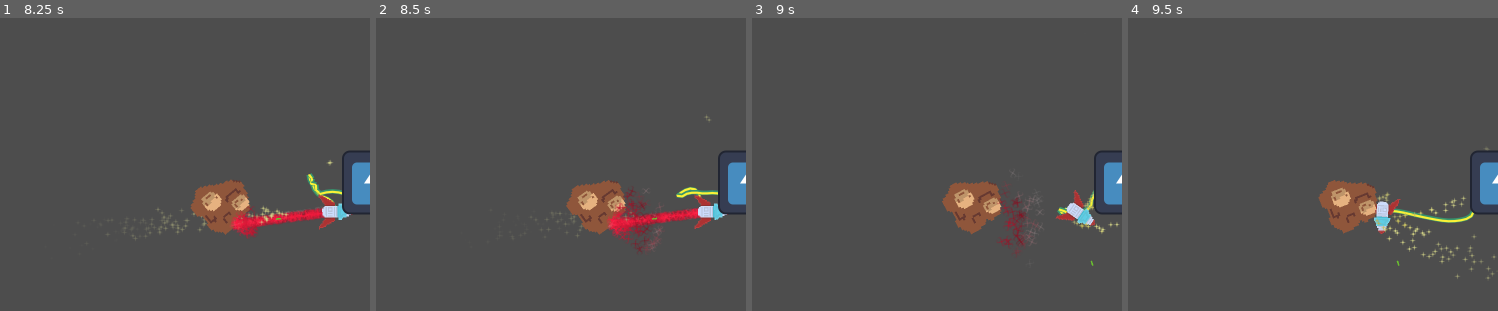
Above: before the commit, frames 1-4 (left to right).
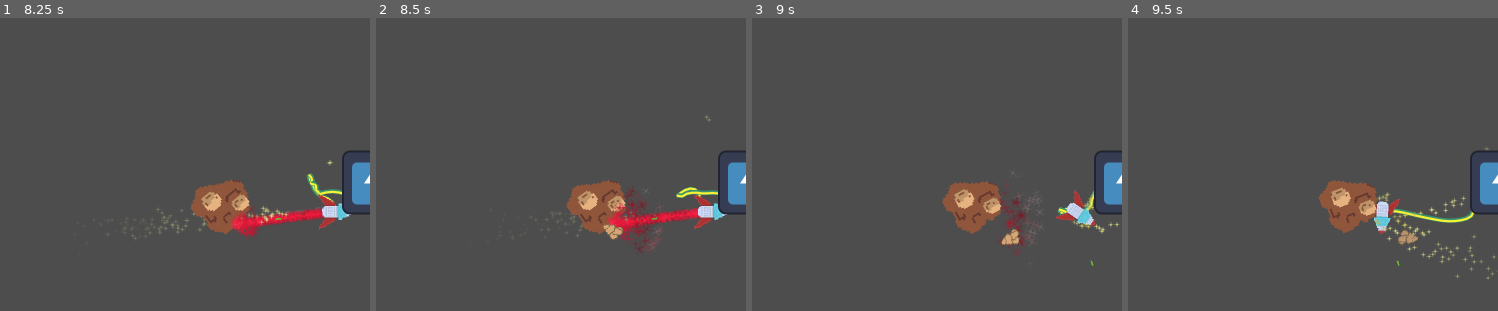
Above: after the commit, the same moments.

Repository: Bromeon/LudumDare54
Game: Godot game, scene res://Playground/ShipTetherPlayground.tscn
The game is run twice, just before and just after one commit, with the same random seed, the same clock (stepped at 60 frames per second) and the same inputs. This scene is started directly instead of the project's main scene. The engine's default icon, where the game draws it, is replaced by a stand-in: a white triangle on a blue panel in a dark square.
Inputs (mouse positions are % of the whole screen's width and height, from its top left):
- Up to frame 1 (8.25 s): tap Enter at 0.5 s; move the mouse to (49, 76) at 0.52 s; press the mouse at (49, 76) at 0.53 s; hold W (Up) 0.53-2.03 s; move the mouse to (86, 71) at 1.27 s; release the mouse at (86, 71) at 1.28 s; tap Space (ShootTether) every 1.5 s from 1.35 to 7.35 s; move the mouse to (22, 38) at 2.02 s; press the mouse at (22, 38) at 2.03 s; hold A (Left) 2.03-3.53 s; move the mouse to (59, 55) at 2.77 s; release the mouse at (59, 55) at 2.78 s; click (59, 55) at 2.92 s; move the mouse to (38, 27) at 3.52 s; press the mouse at (38, 27) at 3.53 s; hold Ctrl (Brake) 3.53-4.28 s; move the mouse to (78, 49) at 4.27 s; release the mouse at (78, 49) at 4.28 s; hold D (Right) 4.28-5.03 s; move the mouse to (32, 60) at 5.02 s; press the mouse at (32, 60) at 5.03 s; hold W (Up) 5.03-5.78 s; move the mouse to (65, 31) at 5.77 s; release the mouse at (65, 31) at 5.78 s; hold D (Right) 5.78-8.03 s; move the mouse to (49, 76) at 6.52 s; press the mouse at (49, 76) at 6.53 s; move the mouse to (86, 71) at 7.27 s; release the mouse at (86, 71) at 7.28 s; click (86, 71) at 7.42 s; move the mouse to (22, 38) at 8.02 s; press the mouse at (22, 38) at 8.03 s; hold Ctrl (Brake) from 8.03 s (still down)
- Up to frame 2 (8.5 s): keep holding Ctrl (Brake)
- Up to frame 3 (9 s): move the mouse to (59, 55) at 8.77 s; release Ctrl (Brake) at 8.78 s; release the mouse at (59, 55) at 8.78 s; hold A (Left) from 8.78 s (still down); tap Space (ShootTether) at 8.85 s
- Up to frame 4 (9.5 s): keep holding A (Left)
The pictures show only the part of the screen within x 9-59%, y 0-50%; the shares and areas given below are measured in that part.

Frame 1 is identical in both runs. In frame 2, 0.2% of the frame differs, in the area x 61-68%, y 70-76%; in frame 3, 0.2%, in the area x 67-73%, y 72-78%; in frame 4, 0.2%.

Commit message:
Asteroid mining balancing

Diff:
--- a/Scenes/Main/Main.tscn
+++ b/Scenes/Main/Main.tscn
@@ -509,29 +509,23 @@
 
 [node name="MiningSpot73" parent="2DRoot/MiningSpots/Cluster2" instance=ExtResource("13_3leab")]
 position = Vector2(295, 21)
-RESOURCE_YIELD = 3
 MINERAL_TYPE = "Lanthanum"
 
 [node name="MiningSpot74" parent="2DRoot/MiningSpots/Cluster2" instance=ExtResource("13_3leab")]
 position = Vector2(353, 72)
-RESOURCE_YIELD = 3
 MINERAL_TYPE = "Gadolinium"
 
 [node name="MiningSpot75" parent="2DRoot/MiningSpots/Cluster2" instance=ExtResource("13_3leab")]
 position = Vector2(228, 2)
-RESOURCE_YIELD = 3
 
 [node name="MiningSpot76" parent="2DRoot/MiningSpots/Cluster2" instance=ExtResource("13_3leab")]
 position = Vector2(257, 89)
-RESOURCE_YIELD = 3
 
 [node name="MiningSpot77" parent="2DRoot/MiningSpots/Cluster2" instance=ExtResource("13_3leab")]
 position = Vector2(370, -42)
-RESOURCE_YIELD = 3
 
 [node name="MiningSpot78" parent="2DRoot/MiningSpots/Cluster2" instance=ExtResource("13_3leab")]
 position = Vector2(281, -71)
-RESOURCE_YIELD = 3
 MINERAL_TYPE = "Gadolinium"
 
 [node name="Cluster3" type="Node2D" parent="2DRoot/MiningSpots"]
@@ -539,142 +533,112 @@
 
 [node name="MiningSpot73" parent="2DRoot/MiningSpots/Cluster3" instance=ExtResource("13_3leab")]
 position = Vector2(295, 21)
-RESOURCE_YIELD = 3
 MINERAL_TYPE = "Praseodymium"
 
 [node name="MiningSpot74" parent="2DRoot/MiningSpots/Cluster3" instance=ExtResource("13_3leab")]
 position = Vector2(353, 72)
-RESOURCE_YIELD = 3
 MINERAL_TYPE = "Gadolinium"
 
 [node name="MiningSpot75" parent="2DRoot/MiningSpots/Cluster3" instance=ExtResource("13_3leab")]
 position = Vector2(228, 2)
-RESOURCE_YIELD = 3
 
 [node name="MiningSpot76" parent="2DRoot/MiningSpots/Cluster3" instance=ExtResource("13_3leab")]
 position = Vector2(257, 89)
-RESOURCE_YIELD = 3
 
 [node name="MiningSpot77" parent="2DRoot/MiningSpots/Cluster3" instance=ExtResource("13_3leab")]
 position = Vector2(370, -42)
-RESOURCE_YIELD = 3
 
 [node name="MiningSpot78" parent="2DRoot/MiningSpots/Cluster3" instance=ExtResource("13_3leab")]
 position = Vector2(281, -71)
-RESOURCE_YIELD = 3
 MINERAL_TYPE = "Gadolinium"
 
 [node name="MiningSpot85" parent="2DRoot/MiningSpots" instance=ExtResource("13_3leab")]
 position = Vector2(-324, -2482)
-RESOURCE_YIELD = 3
 MINERAL_TYPE = "Yttrium"
 
 [node name="MiningSpot86" parent="2DRoot/MiningSpots" instance=ExtResource("13_3leab")]
 position = Vector2(-266, -2431)
-RESOURCE_YIELD = 3
 MINERAL_TYPE = "Gadolinium"
 
 [node name="MiningSpot87" parent="2DRoot/MiningSpots" instance=ExtResource("13_3leab")]
 position = Vector2(-391, -2501)
-RESOURCE_YIELD = 3
 
 [node name="MiningSpot88" parent="2DRoot/MiningSpots" instance=ExtResource("13_3leab")]
 position = Vector2(-362, -2414)
-RESOURCE_YIELD = 3
 
 [node name="MiningSpot89" parent="2DRoot/MiningSpots" instance=ExtResource("13_3leab")]
 position = Vector2(-249, -2545)
-RESOURCE_YIELD = 3
 
 [node name="MiningSpot90" parent="2DRoot/MiningSpots" instance=ExtResource("13_3leab")]
 position = Vector2(-338, -2574)
-RESOURCE_YIELD = 3
 MINERAL_TYPE = "Gadolinium"
 
 [node name="MiningSpot81" parent="2DRoot/MiningSpots" instance=ExtResource("13_3leab")]
 position = Vector2(3411, 3960)
-RESOURCE_YIELD = 3
 MINERAL_TYPE = "Terbium"
 
 [node name="MiningSpot99" parent="2DRoot/MiningSpots" instance=ExtResource("13_3leab")]
 position = Vector2(1719, 2703)
-RESOURCE_YIELD = 3
 MINERAL_TYPE = "Praseodymium"
 
 [node name="MiningSpot100" parent="2DRoot/MiningSpots" instance=ExtResource("13_3leab")]
 position = Vector2(1777, 2754)
-RESOURCE_YIELD = 3
 MINERAL_TYPE = "Praseodymium"
 
 [node name="MiningSpot101" parent="2DRoot/MiningSpots" instance=ExtResource("13_3leab")]
 position = Vector2(1652, 2684)
-RESOURCE_YIELD = 3
 MINERAL_TYPE = "Praseodymium"
 
 [node name="MiningSpot102" parent="2DRoot/MiningSpots" instance=ExtResource("13_3leab")]
 position = Vector2(1681, 2771)
-RESOURCE_YIELD = 3
 MINERAL_TYPE = "Praseodymium"
 
 [node name="MiningSpot103" parent="2DRoot/MiningSpots" instance=ExtResource("13_3leab")]
 position = Vector2(1794, 2640)
-RESOURCE_YIELD = 3
 MINERAL_TYPE = "Praseodymium"
 
 [node name="MiningSpot104" parent="2DRoot/MiningSpots" instance=ExtResource("13_3leab")]
 position = Vector2(1705, 2611)
-RESOURCE_YIELD = 3
 MINERAL_TYPE = "Praseodymium"
 
 [node name="MiningSpot82" parent="2DRoot/MiningSpots" instance=ExtResource("13_3leab")]
 position = Vector2(3469, 4011)
-RESOURCE_YIELD = 3
 MINERAL_TYPE = "Gadolinium"
 
 [node name="MiningSpot83" parent="2DRoot/MiningSpots" instance=ExtResource("13_3leab")]
 position = Vector2(3344, 3941)
-RESOURCE_YIELD = 3
 
 [node name="MiningSpot84" parent="2DRoot/MiningSpots" instance=ExtResource("13_3leab")]
 position = Vector2(3373, 4028)
-RESOURCE_YIELD = 3
 MINERAL_TYPE = "Europium"
 
 [node name="MiningSpot91" parent="2DRoot/MiningSpots" instance=ExtResource("13_3leab")]
 position = Vector2(3486, 3897)
-RESOURCE_YIELD = 3
 MINERAL_TYPE = "Europium"
 
 [node name="MiningSpot92" parent="2DRoot/MiningSpots" instance=ExtResource("13_3leab")]
 position = Vector2(3397, 3868)
-RESOURCE_YIELD = 3
 MINERAL_TYPE = "Terbium"
 
 [node name="MiningSpot93" parent="2DRoot/MiningSpots" instance=ExtResource("13_3leab")]
 position = Vector2(2292, 329)
-RESOURCE_YIELD = 3
 MINERAL_TYPE = "Yttrium"
 
 [node name="MiningSpot94" parent="2DRoot/MiningSpots" instance=ExtResource("13_3leab")]
 position = Vector2(2350, 380)
-RESOURCE_YIELD = 3
 MINERAL_TYPE = "Gadolinium"
 
 [node name="MiningSpot95" parent="2DRoot/MiningSpots" instance=ExtResource("13_3leab")]
 position = Vector2(2225, 310)
-RESOURCE_YIELD = 3
 
 [node name="MiningSpot96" parent="2DRoot/MiningSpots" instance=ExtResource("13_3leab")]
 position = Vector2(2254, 397)
-RESOURCE_YIELD = 3
 
 [node name="MiningSpot97" parent="2DRoot/MiningSpots" instance=ExtResource("13_3leab")]
 position = Vector2(2367, 266)
-RESOURCE_YIELD = 3
 
 [node name="MiningSpot98" parent="2DRoot/MiningSpots" instance=ExtResource("13_3leab")]
 position = Vector2(2278, 237)
-RESOURCE_YIELD = 3
 MINERAL_TYPE = "Gadolinium"
 
 [node name="Cluster4" type="Node2D" parent="2DRoot/MiningSpots"]
@@ -682,31 +646,25 @@
 
 [node name="MiningSpot73" parent="2DRoot/MiningSpots/Cluster4" instance=ExtResource("13_3leab")]
 position = Vector2(295, 21)
-RESOURCE_YIELD = 3
 MINERAL_TYPE = "Terbium"
 
 [node name="MiningSpot74" parent="2DRoot/MiningSpots/Cluster4" instance=ExtResource("13_3leab")]
 position = Vector2(353, 72)
-RESOURCE_YIELD = 3
 MINERAL_TYPE = "Gadolinium"
 
 [node name="MiningSpot75" parent="2DRoot/MiningSpots/Cluster4" instance=ExtResource("13_3leab")]
 position = Vector2(228, 2)
-RESOURCE_YIELD = 3
 
 [node name="MiningSpot76" parent="2DRoot/MiningSpots/Cluster4" instance=ExtResource("13_3leab")]
 position = Vector2(257, 89)
-RESOURCE_YIELD = 3
 MINERAL_TYPE = "Europium"
 
 [node name="MiningSpot77" parent="2DRoot/MiningSpots/Cluster4" instance=ExtResource("13_3leab")]
 position = Vector2(370, -42)
-RESOURCE_YIELD = 3
 MINERAL_TYPE = "Europium"
 
 [node name="MiningSpot78" parent="2DRoot/MiningSpots/Cluster4" instance=ExtResource("13_3leab")]
 position = Vector2(281, -71)
-RESOURCE_YIELD = 3
 MINERAL_TYPE = "Terbium"
 
 [node name="Cluster5" type="Node2D" parent="2DRoot/MiningSpots"]
@@ -714,29 +672,23 @@
 
 [node name="MiningSpot73" parent="2DRoot/MiningSpots/Cluster5" instance=ExtResource("13_3leab")]
 position = Vector2(295, 21)
-RESOURCE_YIELD = 3
 MINERAL_TYPE = "Yttrium"
 
 [node name="MiningSpot74" parent="2DRoot/MiningSpots/Cluster5" instance=ExtResource("13_3leab")]
 position = Vector2(353, 72)
-RESOURCE_YIELD = 3
 MINERAL_TYPE = "Gadolinium"
 
 [node name="MiningSpot75" parent="2DRoot/MiningSpots/Cluster5" instance=ExtResource("13_3leab")]
 position = Vector2(228, 2)
-RESOURCE_YIELD = 3
 
 [node name="MiningSpot76" parent="2DRoot/MiningSpots/Cluster5" instance=ExtResource("13_3leab")]
 position = Vector2(257, 89)
-RESOURCE_YIELD = 3
 
 [node name="MiningSpot77" parent="2DRoot/MiningSpots/Cluster5" instance=ExtResource("13_3leab")]
 position = Vector2(370, -42)
-RESOURCE_YIELD = 3
 
 [node name="MiningSpot78" parent="2DRoot/MiningSpots/Cluster5" instance=ExtResource("13_3leab")]
 position = Vector2(281, -71)
-RESOURCE_YIELD = 3
 MINERAL_TYPE = "Gadolinium"
 
 [node name="GodotAlaxy" type="Sprite2D" parent="2DRoot"]
--- a/Scenes/MiningSpot/MiningSpot.gd
+++ b/Scenes/MiningSpot/MiningSpot.gd
@@ -2,10 +2,11 @@
 
 var MinedResource = preload("res://Scenes/MiningSpot/MinedResource.tscn")
 
-@export var ROTATION_SPEED: float = 0.5
-@export var RESOURCE_SPREAD: float = 0.1
-@export var HP_PER_DROP: float = 2
-@export var RESOURCE_YIELD: int = 5
+const ROTATION_SPEED: float = 0.25
+const RESOURCE_SPREAD: float = 0.5
+const HP_PER_DROP: float = .8
+const RESOURCE_YIELD: int = 5
+
 @export_enum("Lanthanum", "Yttrium", "Cerium", "Praseodymium", "Europium", "Terbium", "Samarium", "Gadolinium") var MINERAL_TYPE = "Lanthanum"
 
 # The asteroid will drop one mineral each time its HP reaches zero.
--- a/Scenes/MiningSpot/MiningSpot.tscn
+++ b/Scenes/MiningSpot/MiningSpot.tscn
@@ -13,8 +13,6 @@
 [node name="MiningSpot" type="StaticBody2D"]
 collision_layer = 4
 script = ExtResource("1_bjivk")
-ROTATION_SPEED = 0.25
-RESOURCE_SPREAD = 0.5
 MINERAL_TYPE = "Samarium"
 
 [node name="Mining1" type="Sprite2D" parent="."]
Not shown: 1 places in Scenes/MiningSpot/MiningSpot.tscn that only renumber resources
